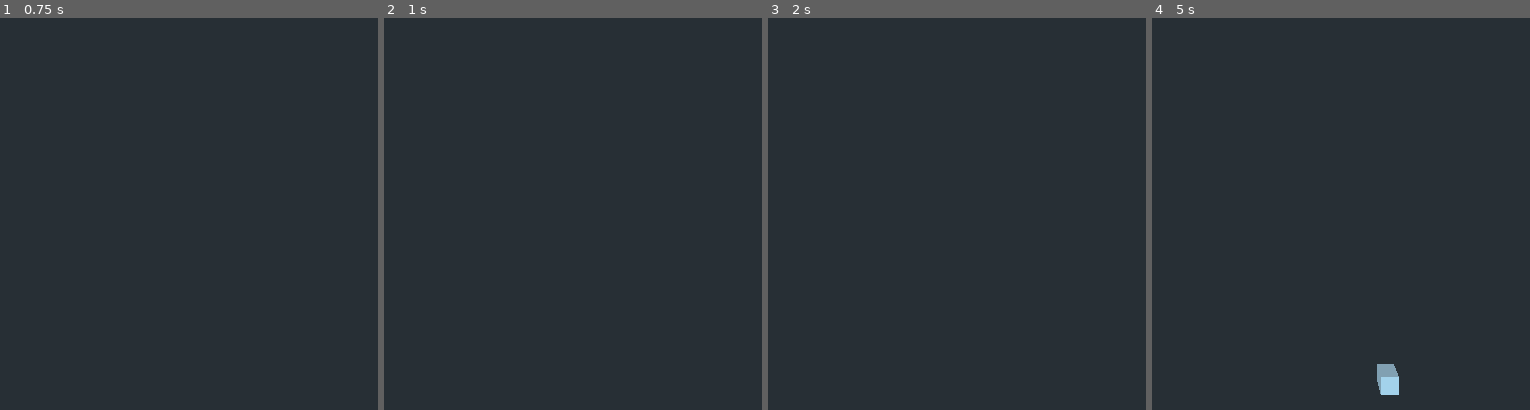
Above: before the commit, frames 1-4 (left to right).
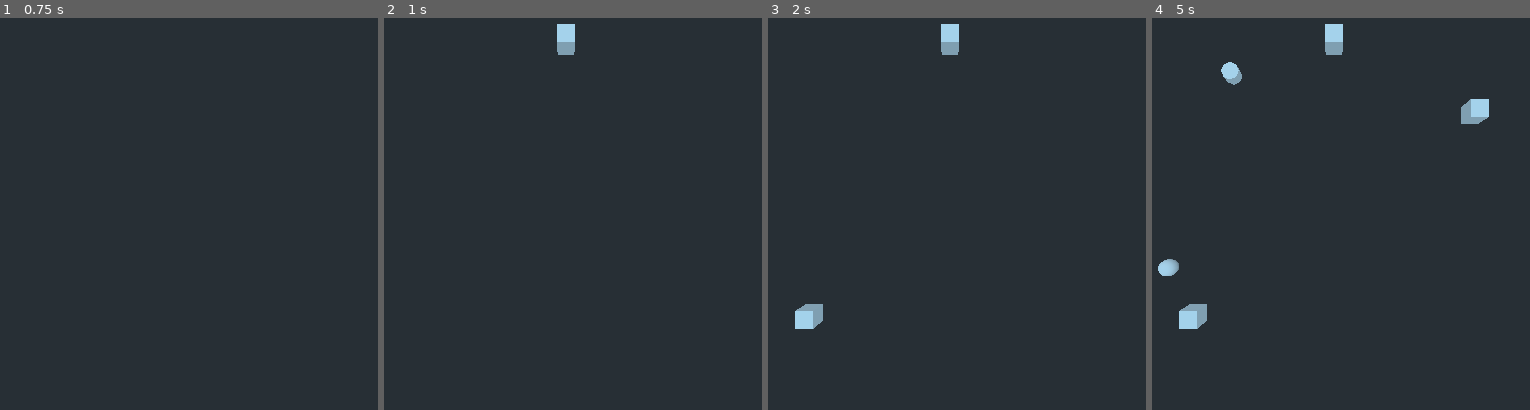
Above: after the commit, the same moments.

Repository: Marcin-sys/gameculling2
Game: Godot game, scene res://scenes/circle.tscn
The game is run twice, just before and just after one commit, with the same random seed, the same clock (stepped at 60 frames per second) and the same inputs. This scene is started directly instead of the project's main scene.
Inputs:
- Up to frame 1 (0.75 s): tap Enter at 0.5 s
- Up to frame 2 (1 s): no input
- Up to frame 3 (2 s): tap Space at 1.25 s
- Up to frame 4 (5 s): tap Enter at 2.75, 4.25 s; tap Space at 3.5 s

Frame 1 is identical in both runs. In frame 2, 0.4% of the frame differs, in the area x 45-51%, y 1-10%; in frame 3, 0.8%; in frame 4, 2.0%, in the area x 1-90%, y 1-97%.

Commit message:
Changed rules of generating object

Diff:
--- a/Gameculling/assets/code/object.gd
+++ b/Gameculling/assets/code/object.gd
@@ -1,14 +1,29 @@
 extends Spatial
 
-var my_object_id = 0
+
 var time_left = 0
 var time_to_death = 0
+var id = 0
+signal timeout
+
 
 func set_time_to_death(time: int):
 	time_to_death = time
 
+func my_object_id(x):
+	id = x
+
+
+func death():
+	print("Jestem obiektem na pozycji nr: ", id ,"", " i wsłaśnie umarłem.")
+	queue_free()
+
+
 func _ready():
 	pass
+
+
+
 
 func _process(delta):
 
@@ -16,5 +31,5 @@
 	time_left += delta
 
 	if time_left > time_to_death:
-		print("jestem obiektem nr:", my_object_id , "i wsłaśnie umarłem")
-		queue_free()
+		emit_signal("timeout", id, self)
+		time_left = 0
--- a/Gameculling/assets/code/spawner_circle.gd
+++ b/Gameculling/assets/code/spawner_circle.gd
@@ -5,10 +5,13 @@
 const sphere_scene = preload("res://scenes/sphere.tscn")
 
 # Time limit's
-const TIME_SPAN_MAX = 4							# Time period MAX till function spawn another object
+const TIME_SPAN_MAX = 1							# Time period MAX till function spawn another object
 const TIME_SPAN_MIN = 1	      					# Time period MIN till function spawn another object
 var TIME_SPAN									# Time period till function spawn another object
 var time_left = 0								# Timer
+const SET_TIME_TO_DEATH_MAX = 25
+const SET_TIME_TO_DEATH_MIN = 10
+
 
 # Circle
 const radius = 20								# Circle radius
@@ -30,37 +33,39 @@
 var store_flag = [] 						# Store position of spawned object
 var scene_objects_dict = {}
 var last_dict_id = 0
+var position_object_edge_circle
 
-func check_if_there_is_something_in_this_place(position_object_edge_circle):
+var position_array = []
+var number_objects_in_scene = 0
+var random_position_id
 
-	if not position_object_edge_circle in store_flag:
+func generate_array():
+	var posible_angle = [0]
 
-		store_flag.append(position_object_edge_circle)
-		print("storage is:", store_flag)
-		return "There is nothing in this position"
+	for i in range(1, count_segments): # generate array with posible position for count_segments
+		var count_angle = i * angle_step
+		posible_angle.append(count_angle)
+	for i in posible_angle:
+		var direction = Vector3(cos(i), 0, sin(i))
+		position_object_edge_circle = center + direction * radius
+		position_array.append(position_object_edge_circle)
+	for _i in range(0, count_segments):	 # generate second array with null
+		store_flag.append(null)
 
-	return "There is something in this position"
 
 func generate_object():
 
-	var posible_angle = [0]
+	random_position_id = rng.randi_range(0, position_array.size()-1)  # Random position for object
 
-	for i in range(1, count_segments):
-		var count_angle = i * angle_step
-		posible_angle.append(count_angle)
+	if store_flag[random_position_id] == null:
 
-	var angle_random = posible_angle[randi() % posible_angle.size()]  # Random angle for object
-
-
-	var direction = Vector3(cos(angle_random), 0, sin(angle_random))
-	var position_object_edge_circle = center + direction * radius
-
-	if check_if_there_is_something_in_this_place(position_object_edge_circle) == "There is nothing in this position":
-
+		var position_for_temp = position_array[random_position_id]  # Position for temp
 		var scenes = [cube_scene, cylinder_scene, sphere_scene]
 
 		var temporary_object = scenes[randi() % scenes.size()].instance()
-		temporary_object.set_translation(position_object_edge_circle)
+		temporary_object.set_translation(position_for_temp)
+
+		store_flag[random_position_id] = 1 # change null to 1 in store_flag [random_position_id]
 
 		return temporary_object
 	else:
@@ -72,11 +77,19 @@
 
 	last_dict_id += 1
 
+func _on_Timer_timeout(id, ref):
+	if number_objects_in_scene > NUMBER_OF_OBJECT_MIN:
+		store_flag[id] = null   # clear the position in store_flag
+		number_objects_in_scene -= 1
+		ref.death()
+		print('ilosc obiektow: ', number_objects_in_scene)
+
 
 func _ready():
+	generate_array()
 	rng.randomize()
 	TIME_SPAN = rng.randi_range(TIME_SPAN_MIN, TIME_SPAN_MAX)
-
+	print('Time to first spawn:', TIME_SPAN, 's')
 
 # Called every frame. 'delta' is the elapsed time since the previous frame.
 func _process(delta):
@@ -86,7 +99,7 @@
 	if time_left > TIME_SPAN:
 		# Random time
 		TIME_SPAN = rng.randi_range(TIME_SPAN_MIN, TIME_SPAN_MAX)
-		print('Time to next spawn:', TIME_SPAN, 's')
+
 		# Reset time_left.
 		time_left = 0
 
@@ -95,9 +108,16 @@
 		# If in time limit nothing spawn then fast forward.
 		if temp == null:
 			TIME_SPAN = 0
-		else:
+		elif number_objects_in_scene < NUMBER_OF_OBJECT_MAX:
+			number_objects_in_scene += 1 # count objects
+			print('Time to next spawn:', TIME_SPAN, 's')
 			add_scene_object_to_dict(temp)
 			self.add_child(temp)
-			temp.set_time_to_death(rng.randi_range(5, 10)) #mozesz dodac losowanie w oddzielnej funkcji
+			temp.set_time_to_death(rng.randi_range(SET_TIME_TO_DEATH_MIN, SET_TIME_TO_DEATH_MAX))
+			temp.my_object_id(random_position_id)
+			temp.connect("timeout", self, "_on_Timer_timeout")
+			print('ilosc obiektow: ', number_objects_in_scene)
+		else:
+			pass
 	else:
 		pass
